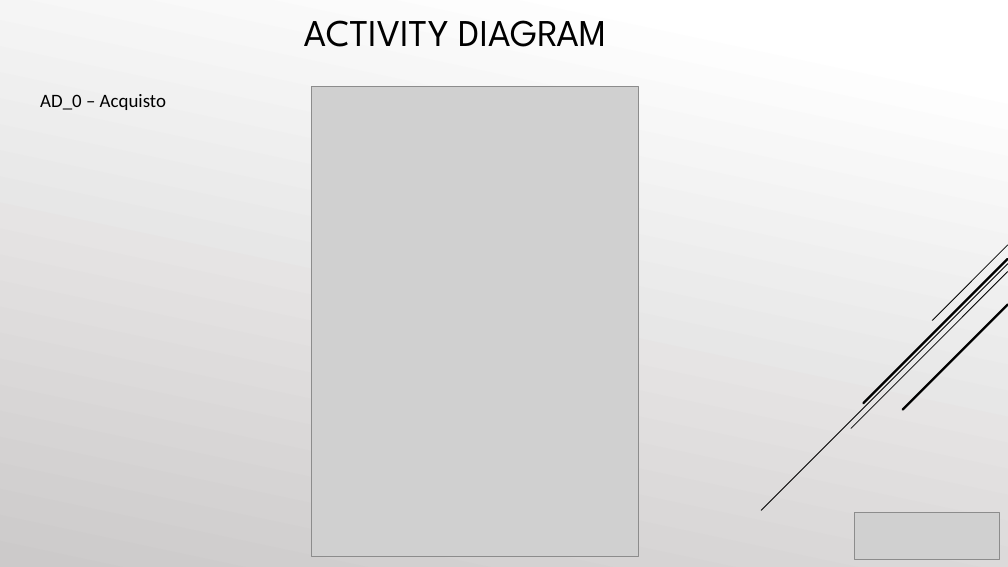
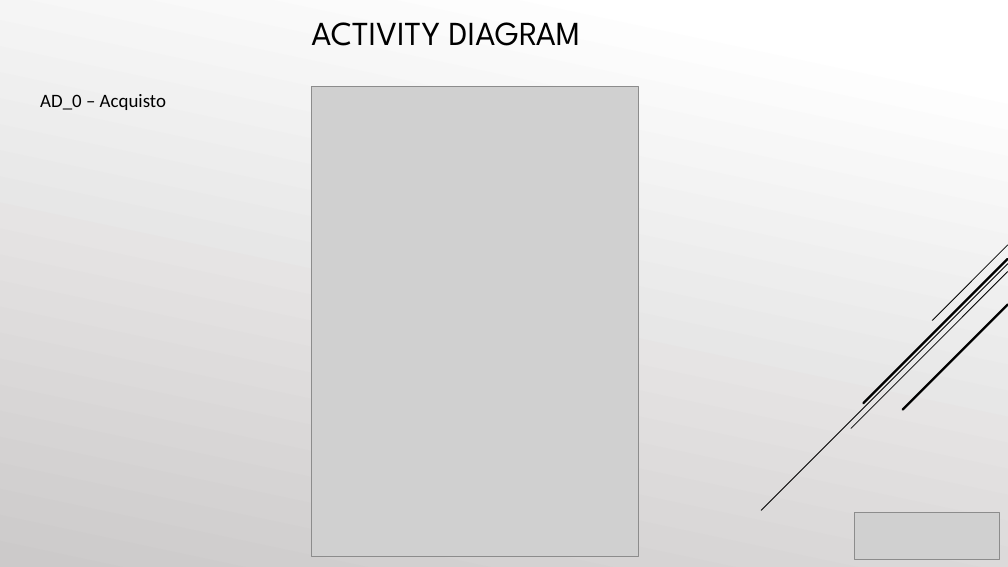
Before and after one commit to cosimob28/GamesHub, a slide deck: slide 17 of Work in progress/Presentazione/GamesHub.pptx. Drawn at 1008x567 pixels with LibreOffice and Linux fonts; fonts in the diff are those of the drawing; grey boxes stand for pictures. Boxes give left, top, right and bottom in pixels: in the first picture for what was removed or moved away, otherwise in the second. Text is boxed around its words. In the diff, an @@ line names an element or a change of style, - is before the commit and + after.

```diff
--- a/Work in progress/Presentazione/GamesHub.pptx
+++ b/Work in progress/Presentazione/GamesHub.pptx
@@ text "ACTIVITY DIAGRAM": place and size @@
-text "ACTIVITY DIAGRAM" at box(304, 20, 606, 47)
+text "ACTIVITY DIAGRAM" at box(311, 22, 581, 46)
@@ text "ACTIVITY DIAGRAM" at box(311, 22, 581, 46): size 36 to 32 pt @@
```
Also in this commit, not shown: 44 other slides changed, 8 slides added, 5 slides removed.
